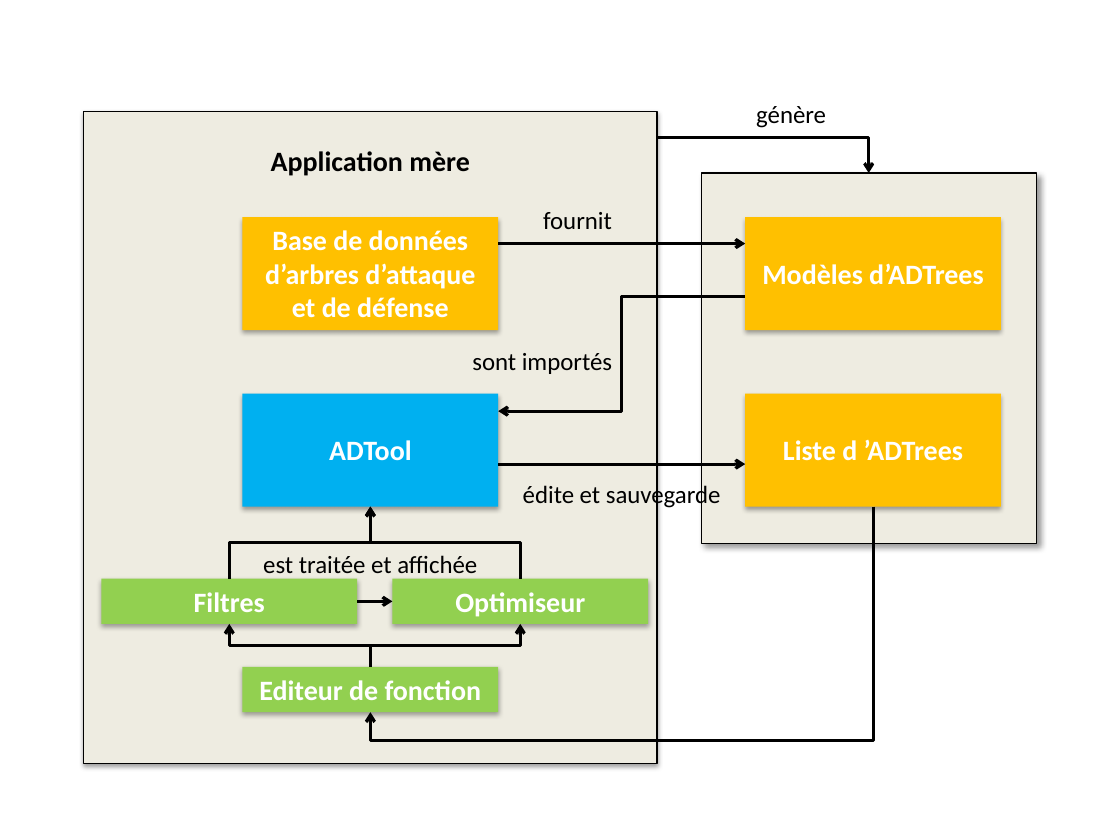
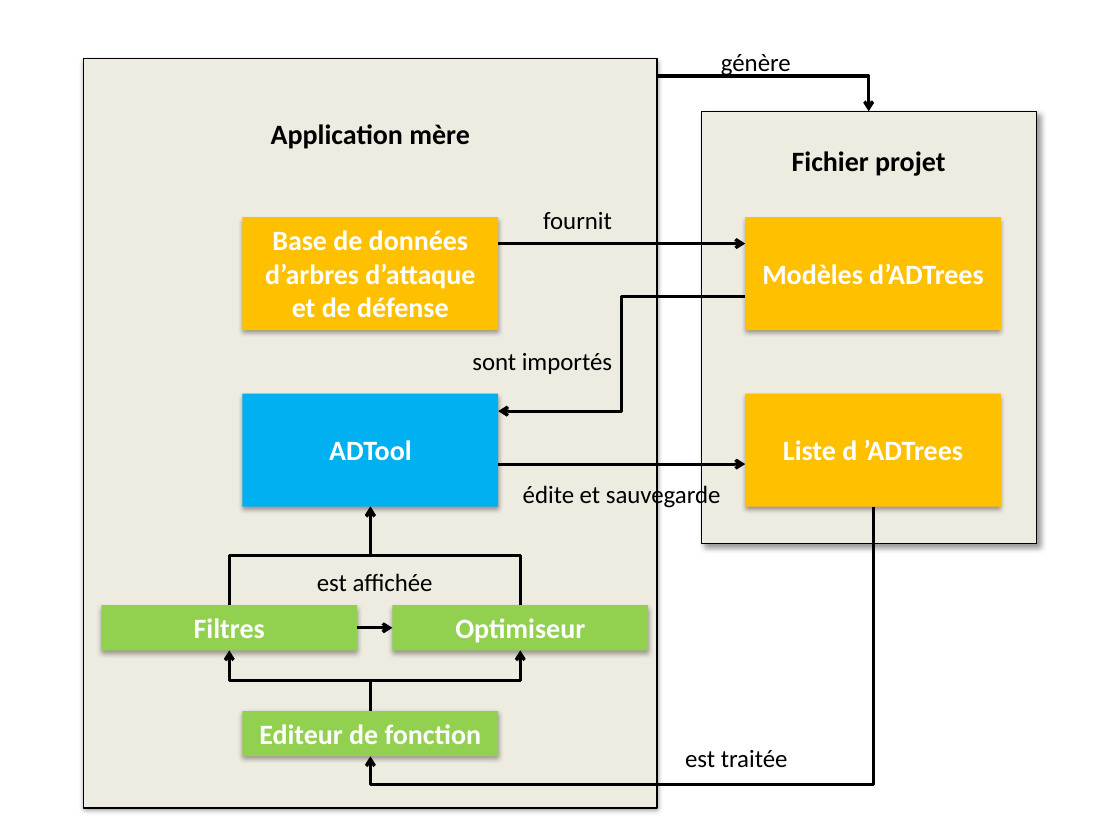
Before and after one commit to HKervadec/korrigolo, a slide deck: slide 1 of reports/2 - specification/figure/archiGlasir.pptx. Drawn at 1120x840 pixels with LibreOffice and Linux fonts; fonts in the diff are those of the drawing. Boxes give left, top, right and bottom in pixels: in the first picture for what was removed or moved away, otherwise in the second. Text is boxed around its words. In the diff, an @@ line names an element or a change of style, - is before the commit and + after.

```diff
--- a/reports/2 - specification/figure/archiGlasir.pptx
+++ b/reports/2 - specification/figure/archiGlasir.pptx
@@ rectangle: place and size @@
-rectangle at [84,111,657,764]
+rectangle at [84,58,657,808]
@@ text "génère": place and size @@
-text "génère" at [756,106,826,128]
+text "génère" at [721,54,791,76]
@@ elbow arrow moved from (657, 138) - (869, 174) to (657, 76) - (869, 111) @@
@@ text "Application mère": place and size @@
-text "Application mère" at [271,151,470,176]
+text "Application mère" at [271,124,470,149]
@@ rectangle: place and size @@
-rectangle at [701,174,1036,544]
+rectangle at [701,111,1036,543]
@@ text added at [792,151,945,176], 18 pt, text #000000, bold @@
+Fichier projet
@@ elbow arrow moved from (230, 579) - (371, 506) to (230, 605) - (371, 506) @@
@@ elbow arrow moved from (521, 579) - (371, 506) to (521, 605) - (371, 506) @@
@@ elbow arrow moved from (874, 506) - (371, 712) to (874, 506) - (371, 756) @@
@@ text added at [317,573,433,591], 16 pt, text #000000 @@
+est affichée
@@ 2 rectangles, 1 arrow: place and size @@
-2 rectangles, 1 arrow at [102,579,647,624]
+2 rectangles, 1 arrow at [102,605,647,650]
@@ elbow arrow moved from (371, 666) - (230, 624) to (371, 711) - (230, 651) @@
@@ elbow arrow moved from (371, 666) - (521, 624) to (371, 711) - (521, 651) @@
@@ rectangle "Editeur de fonction": place and size @@
-rectangle "Editeur de fonction" at [243,666,498,711]
+rectangle "Editeur de fonction" at [243,711,498,756]
@@ text at [685,750,788,768]: text changed @@
-est traitée et affichée
+est traitée
```
Also in this commit, not shown: 1 other file.
